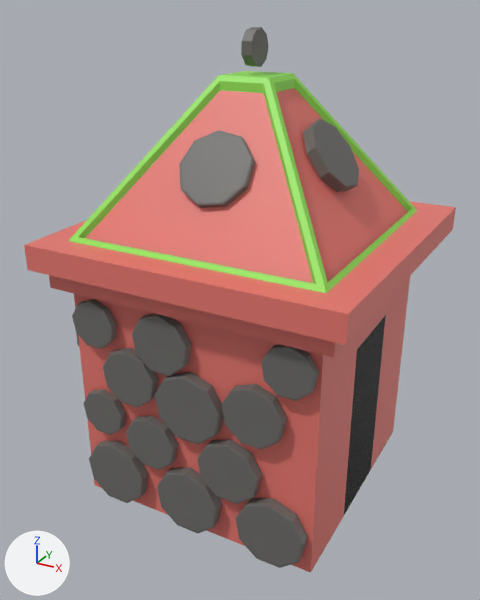
What one commit did to the Blender file assets/models/construction_building.blend.
Camera for both pictures: a 50 mm lens placed at (2.3, -4.42, 3.73), pointed at (-0.06, -0.12, 1.58). Arrows for +X, +Y and +Z are at lower left; the lights stay in place.
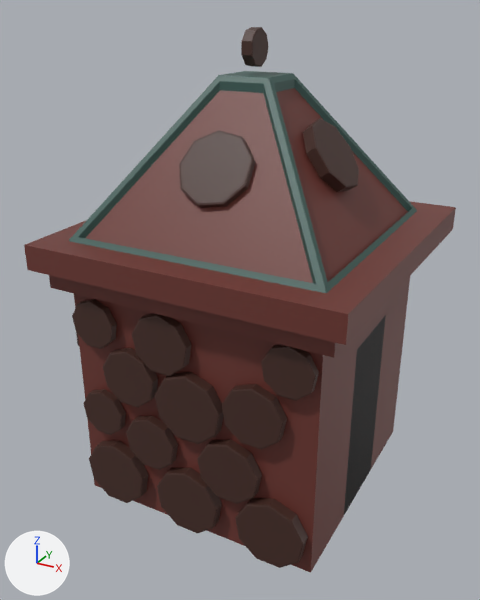
What differs and where, as boxes [x1, y1, x2, y2] in the pictures (480 x 600 px):
part 1 of me_cube_002, recoloured (grey to brown): [72, 27, 386, 568] in both
part 2 of me_cube_002, recoloured: [24, 88, 456, 573] in both
part 3 of me_cube_002, recoloured (green to cyan): [69, 71, 417, 293] in both
part 4 of me_cube_002, recoloured: [315, 316, 393, 565] in both

The change, as a list of edits to the scene's bpy script:
```text
Add mat_green:
    mat_green = principled_material('Green')
    mat_green.base_color = (0.0482, 0.114, 0.1)  # dark cyan #3e5f59
Add mat_darkgreen:
    mat_darkgreen = principled_material('DarkGreen')
    mat_darkgreen.base_color = (0.0137, 0.0177, 0.0203)  # black #1f2427
Add mat_redbrown:
    mat_redbrown = principled_material('RedBrown')
    mat_redbrown.base_color = (0.0612, 0.0241, 0.0177)  # brown #462b24
Add mat_red:
    mat_red = principled_material('Red')
    mat_red.base_color = (0.159, 0.0391, 0.0307)  # dark red #6f3831
Change me_cube_002:
    where me_cube_002.from_pydata(...)  # 5124 vertices, 5415 faces; spans x -1.26..1.26, y -1.21..1.26, z -1.0..2.61
    used by ob_cube; location = (0.0, 0.0, 0.994)
    me_cube_002 part 1: all 5331 faces that had it switch from mat_material (dark grey #6c6b68) to mat_redbrown (brown #462b24)
    me_cube_002 part 2: all 50 faces that had it switch from mat_material_001 (red #e7776f) to mat_red (dark red #6f3831)
    me_cube_002 part 3: all 29 faces that had it switch from mat_material_002 (green #94e757) to mat_green (dark cyan #3e5f59)
    me_cube_002 part 4: all 5 faces that had it switch from mat_material_003 (black #000000) to mat_darkgreen (black #1f2427)
```
